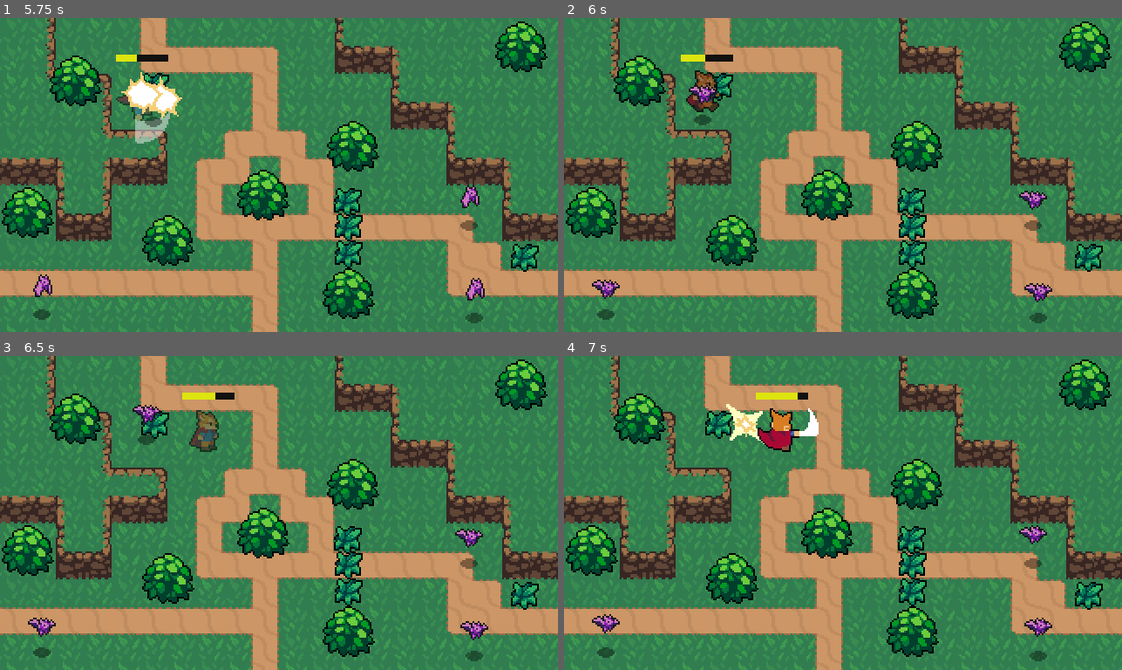
Above: before the commit, frames 1-4 (two rows, left to right).
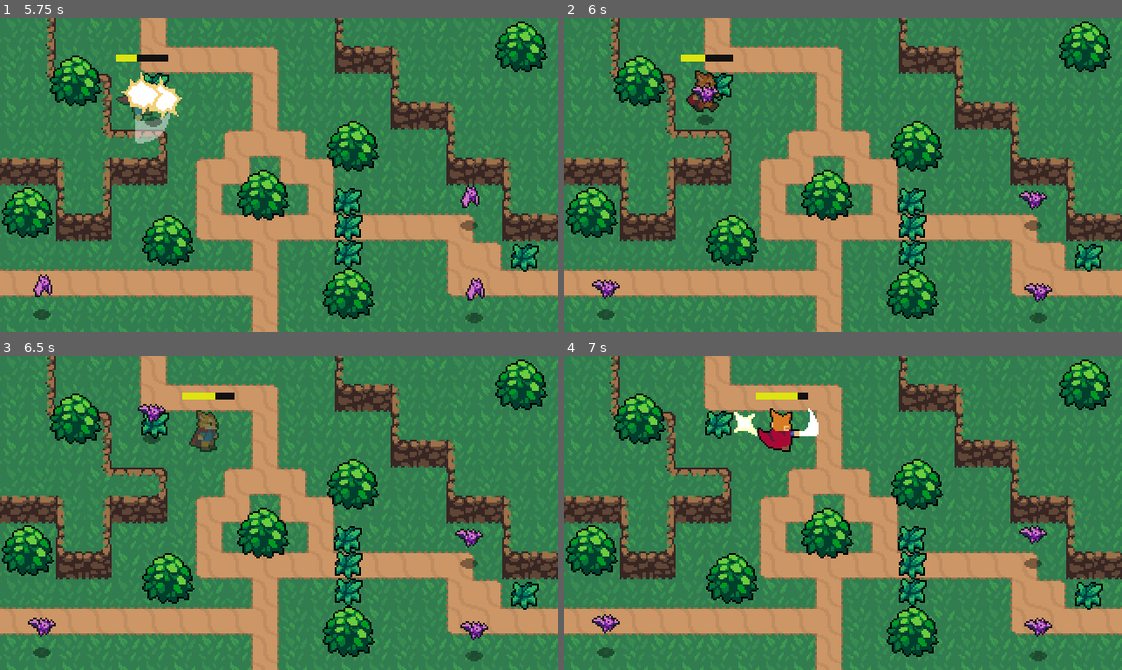
Above: after the commit, the same moments.

Repository: j-rodriguez99/Godot_ActionRPG
Game: Godot game, scene res://World.tscn
The game is run twice, just before and just after one commit, with the same random seed, the same clock (stepped at 60 frames per second) and the same inputs.
Inputs:
- Up to frame 1 (5.75 s): tap Enter (ui_accept) at 0.5, 0.77, 1.52, 3.02, 3.77, 4.52 s; hold D (Right) 0.53-1.28 s; hold F (Attack) 0.53-1.28 s; hold S (Down) 1.28-2.03 s; tap F (Attack) at 1.35, 2.85, 4.35 s; hold D (Right) 2.03-2.78 s; hold F (Attack) 2.03-2.78 s; hold W (Up) 2.78-3.53 s; hold F (Attack) 3.53-4.28 s; hold A (Left) 3.53-5.03 s; hold S (Down) from 5.03 s (still down); hold F (Attack) from 5.03 s (still down)
- Up to frame 2 (6 s): release S (Down) at 5.78 s; release F (Attack) at 5.78 s; hold D (Right) from 5.78 s (still down); tap F (Attack) at 5.85 s
- Up to frame 3 (6.5 s): keep holding D (Right); tap Enter (ui_accept) at 6.02 s
- Up to frame 4 (7 s): release D (Right) at 6.53 s; hold W (Up) from 6.53 s (still down); hold F (Attack) from 6.53 s (still down); tap Enter (ui_accept) at 6.77 s

Frame 1 is identical in both runs. In frame 2, 0.2% of the frame differs, in the area x 22-28%, y 21-35%; in frame 3, 0.2%; in frame 4, 0.3%, in the area x 29-36%, y 15-29%.

Commit message:
refactor hurtbox disable into hurtbox component as opposed to player specific hurtbox

Diff:
--- a/Bat.gd
+++ b/Bat.gd
@@ -73,7 +73,7 @@
 
 func _on_Hitbox_area_entered(_area):
 	detect_player_zone.set_deferred("disabled", true)
-	deceleration = 250
+	deceleration = 300
 	var timer = Timer.new()
 	add_child(timer)
 	timer.connect("timeout", self, "enable_zone")
--- a/Hurtboxes and Hitboxes/Hurtbox.gd
+++ b/Hurtboxes and Hitboxes/Hurtbox.gd
@@ -1,6 +1,7 @@
 extends Area2D
 
 const Hit_effect = preload("res://Effects/HitEffect.tscn")
+onready var collision_zone = $CollisionShape2D
 
 func _ready():
 	assert(connect("area_entered", get_parent(), "damage_taken")==0)
@@ -9,3 +10,16 @@
 	var hit_effect_node = Hit_effect.instance()
 	get_tree().current_scene.add_child(hit_effect_node)
 	hit_effect_node.global_position = global_position
+
+
+func hurtbox_disable_zone():
+	collision_zone.set_deferred("disabled", true)
+	var timer = Timer.new()
+	add_child(timer)
+	timer.connect("timeout", self, "enable_zone")
+	timer.one_shot = true
+	timer.set_wait_time(1.05)
+	timer.start()
+
+func enable_zone():
+	collision_zone.set_deferred("disabled", false)
--- a/Player.gd
+++ b/Player.gd
@@ -101,17 +101,9 @@
 func damage_taken(_area):
 	hurtbox.show_hit()
 	stats.health -= 1
-	hurtbox_zone.set_deferred("disabled", true)
-	var timer = Timer.new()
-	add_child(timer)
-	timer.connect("timeout", self, "enable_zone")
-	timer.one_shot = true
-	timer.set_wait_time(1)
-	timer.start()
 	animation_player_two.play("DamageTaken")
+	hurtbox.hurtbox_disable_zone()
 
-func enable_zone():
-	hurtbox_zone.set_deferred("disabled", false)
 
 func game_over():
 	queue_free()
